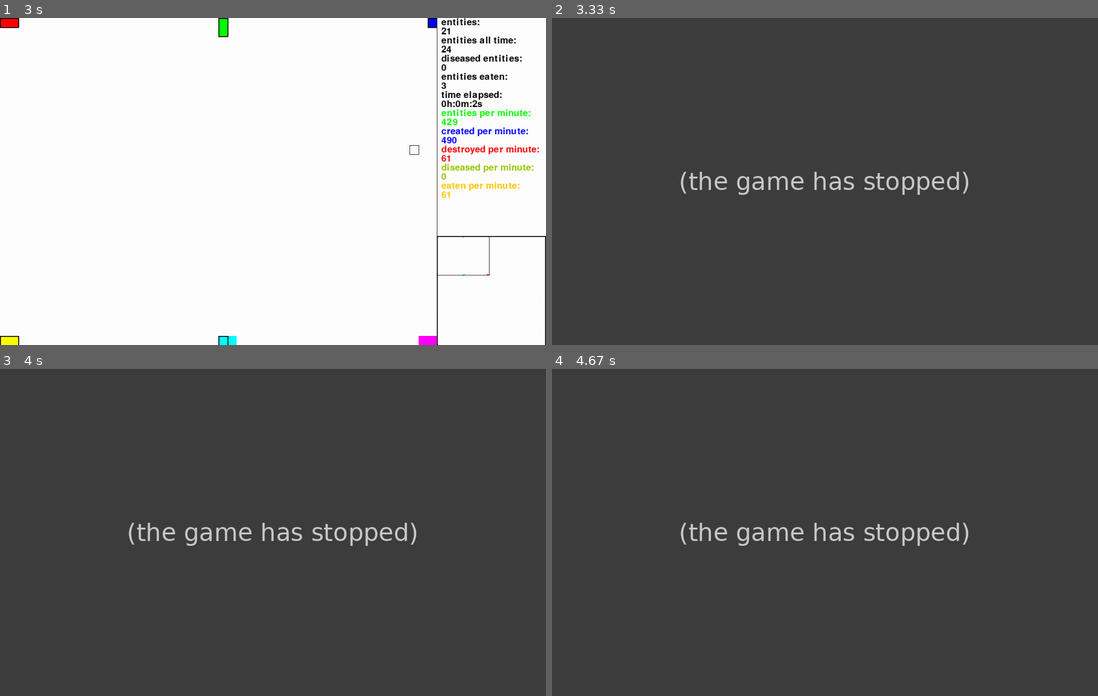
Above: before the commit, frames 1-4 (two rows, left to right).
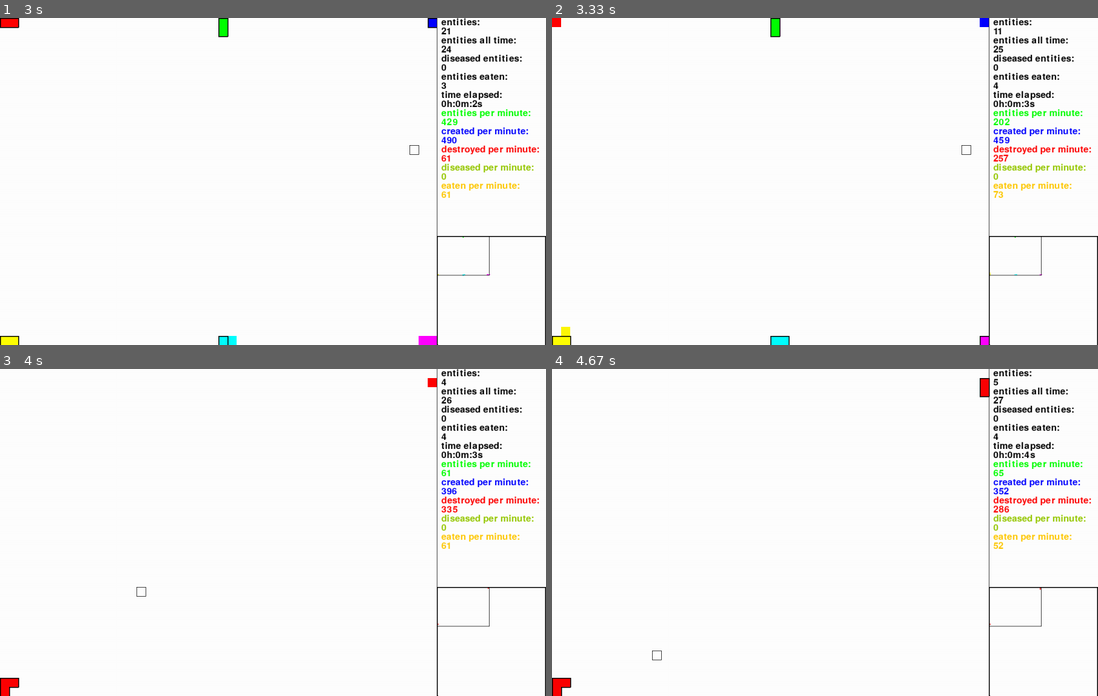
Above: after the commit, the same moments.

Repository: sbwhitt/pygame-life-simulation
Game: pygame game, started from main.py
Two runs of this game, one before a commit and one after it. Both use one fixed random seed, a clock stepped at 60 frames per second and the inputs below.
Inputs (mouse positions are in pixels of both pictures, inside the frame that each line leads up to):
- Up to frame 1 (3 s): hold Delete 0.33-0.8 s; move the mouse to (251, 194) at 0.37 s; click (327, 253) at 0.88 s; click (475, 295) at 1.22 s; tap E at 1.5, 1.9, 2.2, 2.73 s; click (278, 217) at 1.92 s; click (196, 112) at 2.38 s; click (414, 152) at 2.75 s
- Up to frame 2 (3.33 s): tap X at 3 s
- Up to frame 3 (4 s): tap X at 3.4, 3.7 s; click (464, 594) at 3.42 s; tap 1 at 3.48 s; click (141, 588) at 3.88 s
- Up to frame 4 (4.67 s): click (1021, 607) at 4.22 s; click (661, 653) at 4.55 s

Frame 1 is identical in both runs. In frame 2, 100% of the frame differs, in the area x 0-100%, y 0-100%; in frame 3, 100%; in frame 4, 100%.
Error before the commit: AttributeError: 'EntityManager' object has no attribute '_remove_entity' (entity_manager.py ...; the game stopped at 3 s (later frames are placeholders)

Commit message:
add delete selected command

Diff:
--- a/src/app.py
+++ b/src/app.py
@@ -219,6 +219,9 @@
         # escape key, pause simulation
         elif key == pygame.K_ESCAPE:
             self.paused = not self.paused
+        # delete selected entities
+        elif key == pygame.K_DELETE:
+            self.e_man.delete_selected()
 
     def _handle_keys_pressed(self) -> None:
         if pygame.K_UP in self.keys:
--- a/src/entity_manager.py
+++ b/src/entity_manager.py
@@ -120,7 +120,7 @@
     # key command function helpers
     def cull(self) -> None:
         for i in range(int(len(self.entities)/2)):
-            self._remove_entity(self.entities[i])
+            self.remove_entity(self.entities[i])
 
     def randomize_color(self) -> None:
         for e in self.entities:
@@ -140,6 +140,10 @@
         for e in self.entities:
             r_cpy, g_cpy, b_cpy = e.dna.color.r, e.dna.color.g, e.dna.color.b
             e.dna.color.update(255-g_cpy, 255-b_cpy, 255-r_cpy)
+
+    def delete_selected(self) -> None:
+        while len(self.selected) > 0:
+            self.remove_entity(self.selected[len(self.selected)-1])
 
     # helpers
     def _add_entity(self, e: Entity) -> None:
Not shown, changed: README.md
